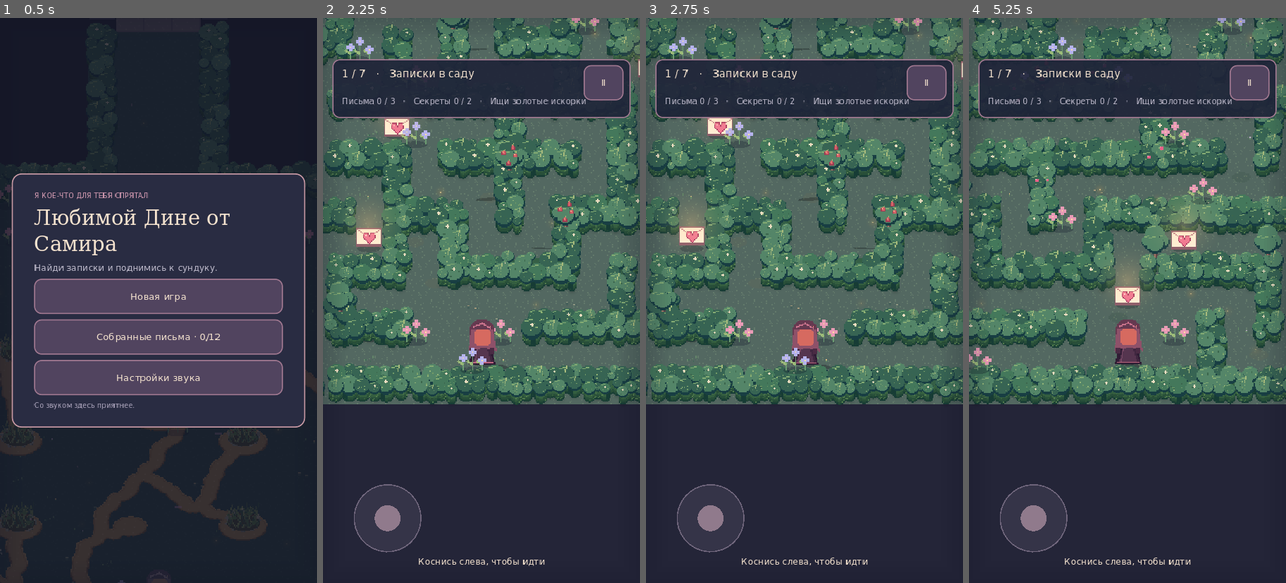
Above: before the commit, frames 1-4 (left to right).
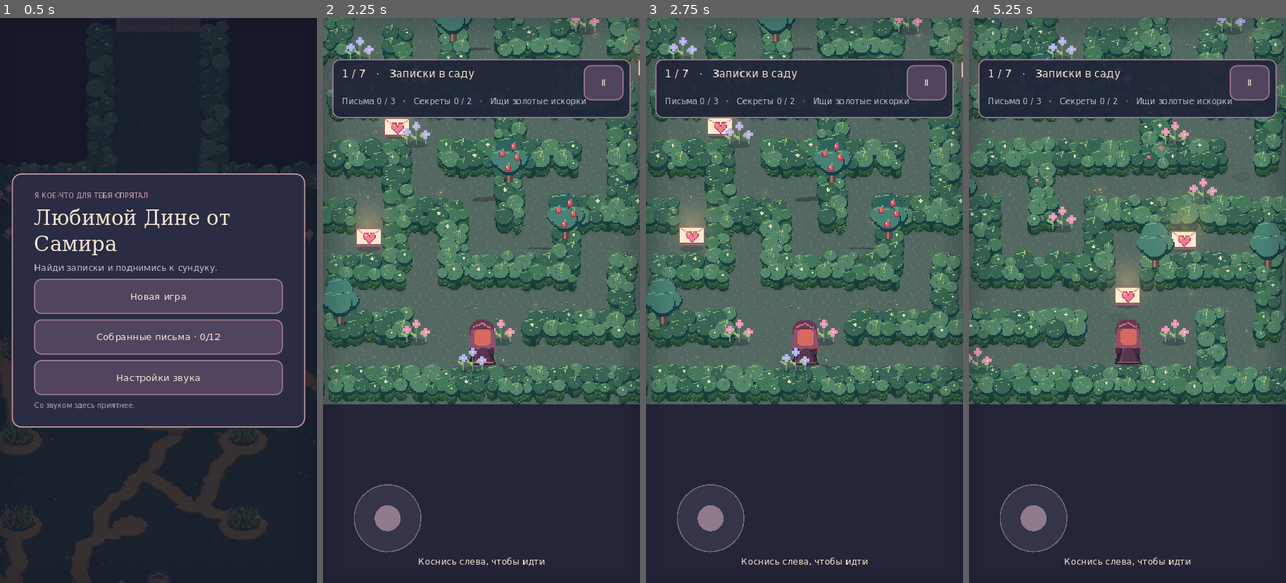
Above: after the commit, the same moments.

Repository: NQUAREx/dina-lovely
Game: Godot game, scene res://main.tscn
The game is run twice, just before and just after one commit, with the same random seed, the same clock (stepped at 60 frames per second) and the same inputs. Sound files missing from this copy of the repository are replaced by a short silence.
Inputs:
- Up to frame 1 (0.5 s): no input
- Up to frame 2 (2.25 s): click "Новая игра" at 0.5 s; click "Ⅱ" at 1.25 s; click "Пойдём" at 2 s
- Up to frame 3 (2.75 s): no input
- Up to frame 4 (5.25 s): click "Ⅱ" at 2.75 s; click "Новая игра" at 3.5 s; click "Начать новую историю" at 4.25 s; click "Пойдём" at 5 s

Frame 1 is identical in both runs. In frame 2, 1.2% of the frame differs, in the area x 0-83%, y 0-58%; in frame 3, 1.2%; in frame 4, 0.7%.

Commit message:
Sort tree depth with heroine, bend whole contact crowns and loop recorded rustle smoothly

Diff:
--- a/assets/audio_sources.json
+++ b/assets/audio_sources.json
@@ -140,10 +140,11 @@
     "sha256": "25185bd83369c40678de6d467e186d4c0cd1634015a431cdaefd090193b5a168"
   },
   "rustle": {
-    "pack": "Random Sounds Samples — Augmentality (Brandon Morris)",
-    "source_url": "https://opengameart.org/content/random-sounds-samples",
+    "source_file": "Moving Leaves Stereo / tools/audio_source/moving_leaves.ogg",
+    "pack": "Augmentality / Brandon Morris",
     "license": "CC0",
-    "sha256": "de1b6b883b9b4748b62a084ce73b91903e1a29338170fd746bd2da1d18f6ba38"
+    "processing": "Mono, filtered, 180ms equal-power cyclic crossfade; runtime gain envelope",
+    "sha256": "d9dd90ab822f37ae7e1375ee76be9f5ee70d6973b3dd2ee0507b20d70a240c72"
   },
   "eat": {
     "pack": "7 Eating Crunches — StarNinjas",
--- a/scripts/game.gd
+++ b/scripts/game.gd
@@ -131,7 +131,8 @@
 var audio_cursor := 0
 var step_clock := 0.0
 var foliage_voice: AudioStreamPlayer
-var rustle_clock := 0.0
+var foliage_gain:=0.0
+var foliage_motion:=0.0
 var hedge_contact := false
 var shake := 0.0
 var shake_offset := Vector2.ZERO
@@ -216,8 +217,10 @@
 	if OS.has_feature("web"):rocket_voice.playback_type=AudioServer.PLAYBACK_TYPE_SAMPLE
 	add_child(rocket_voice)
 	foliage_voice = AudioStreamPlayer.new()
-	foliage_voice.stream = preload("res://assets/rustle.wav")
-	foliage_voice.volume_db = -21
+	var leaves:=preload("res://assets/rustle.wav").duplicate() as AudioStreamWAV
+	leaves.loop_mode=AudioStreamWAV.LOOP_FORWARD;leaves.loop_begin=0;leaves.loop_end=int(leaves.get_length()*leaves.mix_rate)
+	foliage_voice.stream=leaves
+	foliage_voice.volume_db = -80
 	if OS.has_feature("web"):foliage_voice.playback_type=AudioServer.PLAYBACK_TYPE_SAMPLE
 	add_child(foliage_voice)
 	for i in range(10):
@@ -818,14 +821,9 @@
 		if joy_vector.length()>.2:stand_up()
 		else:return
 	if playing and not paused and not transition and task_time<=0:
-		rustle_clock = maxf(0,rustle_clock-delta)
 		var before := player
 		move_player(delta,joy_vector if joy_active else Vector2.ZERO)
-		var contact := pushing_hedge(player,joy_vector if joy_active else Vector2.ZERO)
-		if contact and (not hedge_contact or (moving and rustle_clock<=0)):
-			if sound_on: foliage_voice.play()
-			rustle_clock = .65
-		hedge_contact = contact
+		hedge_contact=pushing_hedge(player,joy_vector if joy_active else Vector2.ZERO)
 		if joy_vector.length()>.2 and player.distance_to(before)<.01:
 			stuck_seconds += delta
 			if stuck_seconds>.8:
@@ -833,6 +831,7 @@
 		else: stuck_seconds = 0.0
 
 func _process(delta: float) -> void:
+	update_foliage_audio(delta)
 	if playing and not paused:
 		var previous := rpg_reload;rpg_reload=maxf(0,rpg_reload-delta)
 		if previous>.3 and rpg_reload<=.3 and weapon=="rpg":sfx("rpg_load")
@@ -1346,7 +1345,7 @@
 func draw_sprite(name: String, pos: Vector2, color: Color = Color.WHITE, scale_factor: float = 1.0) -> void:
 	var id := int(sprites.get(name,0))
 	if name in ["hedge_tree","hedge_tree_apples"]:
-		draw_texture_rect(hedge_tree_textures[name],Rect2(pos+Vector2(-24,-90)*scale_factor,Vector2(48,72)*scale_factor),false,color)
+		draw_texture_rect(hedge_tree_textures[name],Rect2(pos+Vector2(-32,-96)*scale_factor,Vector2(64,96)*scale_factor),false,color)
 		return
 	var size := Vector2(64,96)*scale_factor
 	draw_texture_rect_region(atlas,Rect2(pos-Vector2(32,86)*scale_factor,size),Rect2(Vector2(id%16*32,id/16*48),Vector2(32,48)),color)
@@ -1475,9 +1474,7 @@
 			var pos:=screen(crown.base+crown.offset)
 			draw_texture_rect(glow,Rect2(pos-Vector2(r+8,r*.85),Vector2(r*2+16,r*1.8+8)),false,Color(0,0,0,.65))
 		draw_hedge_body(Rect2(camera-view/2-Vector2(48,96),view+Vector2(96,192)))
-		# Trunks are grounded behind the shrub tops. Their upper crowns are drawn last.
-		for item in renderables:
-			if item.get("integrated_tree",false):draw_sprite(item.kind,screen(item.pos))
+		# Each tree has one visible crown/trunk layer, sorted with the heroine below.
 		draw_hedge_canopy(visible_crowns,-1)
 
 	renderables.sort_custom(func(a,b):
@@ -1487,7 +1484,6 @@
 			return a.pos.x<b.pos.x
 		return a.pos.y<b.pos.y)
 	for item in renderables:
-		if item.get("integrated_tree",false):continue
 		var p := screen(item.pos)
 		var kind: String = "tree" if item.kind=="tree_apples" and item.id in save_data.eaten else item.kind
 		if kind=="player":
@@ -1505,6 +1501,8 @@
 				draw_arc(p+Vector2(0,-20),101,angle-.8,angle+.8,18,Color(1,.65,.79,attack_flash/.19),3)
 			if hedge_field!=null:
 				draw_hedge_canopy(visible_crowns,1)
+		elif item.get("integrated_tree",false):
+			draw_hedge_tree_top(item.kind,item.pos)
 		elif item.has("enemy"):
 			var enemy: Dictionary = item.enemy
 			if enemy.state=="warn":
@@ -1576,10 +1574,6 @@
 				var open: bool = door_is_open(str(item.id))
 				draw_texture_rect(glow,Rect2(p-Vector2(65,110),Vector2(130,150)),false,Color(.9,1,.9,1 if open else .2))
 				if not open and kind!="doorway": draw_line(p+Vector2(-18,-36),p+Vector2(18,-36),Color("ab839a"),4)
-	# Tree crowns sit above the continuous hedge; lower trunks stay buried.
-	for item in renderables:
-		if not item.get("integrated_tree",false):continue
-		draw_hedge_tree_top(item.kind,item.pos)
 
 	# Batched radial textures approximate soft warm light without expensive real-time lights.
 	for item in renderables:
@@ -2251,10 +2245,20 @@
 		var target := clampf((25-away.length())/15,0,1)
 		if away.length()<25:contact=true
 		if target>.01 or obj.has("press"):obj.press=lerpf(float(obj.get("press",0)),target,1-exp(-delta*11))
-	if contact and (not foliage_contact or (moving and rustle_clock<=0)):
-		if sound_on:foliage_voice.play()
-		rustle_clock=.42
 	foliage_contact=contact
+	var intent:=joy_vector.length() if joy_active else 0.0
+	foliage_motion=maxf(hedge_field.contact_strength if hedge_field!=null else 0.0,1.0 if contact else 0.0)*minf(1,intent*2)
+	if hedge_field!=null:foliage_motion=maxf(foliage_motion,clampf((hedge_field.motion_strength-3)/90,0,1)*.3)
+
+func update_foliage_audio(delta: float) -> void:
+	if not is_instance_valid(foliage_voice):return
+	var target:=foliage_motion if sound_on and playing and not paused and not transition and task_time<=0 else 0.0
+	# One continuous recording, with gain envelopes. No periodic play()/stop() retriggers.
+	foliage_gain=move_toward(foliage_gain,target,delta*(12 if target>foliage_gain else 5))
+	if foliage_gain>.001:
+		foliage_voice.volume_db=-22+linear_to_db(foliage_gain)
+		if not foliage_voice.playing:foliage_voice.play()
+	elif foliage_voice.playing:foliage_voice.stop()
 
 var buried_paper_cache: Dictionary = {}
 func draw_buried_paper(pos: Vector2, opened: bool) -> void:
@@ -2641,7 +2645,7 @@
 
 func draw_hedge_tree_top(kind: String, position: Vector2) -> void:
 	# Native-size pixels preserve the full ordinary canopy without scaling shimmer.
-	draw_texture_rect_region(hedge_tree_textures[kind],Rect2(screen(position)+Vector2(-24,-90),Vector2(48,53)),Rect2(Vector2.ZERO,Vector2(48,53)))
+	draw_texture_rect_region(hedge_tree_textures[kind],Rect2(screen(position)+Vector2(-32,-96),Vector2(64,80)),Rect2(Vector2.ZERO,Vector2(64,80)))
 
 func draw_hedge_canopy(indices: PackedInt32Array, side: int = 0) -> void:
 	# Quantize the camera once, not each overlapping crown independently.
@@ -2657,8 +2661,9 @@
 
 func draw_leaf_crown(index: int) -> void:
 	var node:Dictionary=hedge_field.crowns[index]
-	var radius:float=roundf(node.radius*1.48*(1-node.press*.07))
-	var centre:Vector2=(node.base+node.offset).round()-Vector2(0,HEDGE_LIFT)
+	var pose:Vector3=hedge_field.crown_pose(index,player)
+	var radius:float=pose.z
+	var centre:=Vector2(pose.x,pose.y)
 	var berry:bool=not str(node.berry).is_empty() and node.berry not in save_data.eaten
 	var texture_name:="crown_berry_" if berry else "crown_leaf_"
 	texture_name+=str(node.variant)
--- a/scripts/hedge_field.gd
+++ b/scripts/hedge_field.gd
@@ -15,13 +15,15 @@
 var body_texture: ImageTexture
 var body_tiles: Dictionary = {}
 var last_player := Vector2.INF
+var contact_strength:=0.0
+var motion_strength:=0.0
 var visible_first:=Vector2i(-9999,-9999)
 var visible_last:=Vector2i(-9999,-9999)
 var visible_candidates:Array[int]=[]
 var rng := RandomNumberGenerator.new()
 
 func build(map: Array[String], seed_value: int, trees: Dictionary, berries: Dictionary, material: Image = null) -> void:
-	crowns.clear();chains.clear();segments.clear();segment_cells.clear();bins.clear();active.clear();draw_order.clear();trunks.clear();body_tiles.clear();body_texture=null;last_player=Vector2.INF
+	crowns.clear();chains.clear();segments.clear();segment_cells.clear();bins.clear();active.clear();draw_order.clear();trunks.clear();body_tiles.clear();body_texture=null;last_player=Vector2.INF;contact_strength=0.0;motion_strength=0.0
 	grid=map.duplicate();rng.seed=seed_value+38911
 	visible_first=Vector2i(-9999,-9999);visible_candidates.clear()
 	for tree in trees.values():trunks.append(tree.pos)
@@ -131,7 +133,7 @@
 		var other:Dictionary=crowns[index]
 		if point.distance_squared_to(other.base)<pow(radius+float(other.radius)+.35,2):return
 	var index:=crowns.size()
-	crowns.append({"base":point,"offset":Vector2.ZERO,"velocity":Vector2.ZERO,"radius":radius,"variant":rng.randi_range(0,11),"berry":"","press":0.0})
+	crowns.append({"base":point,"offset":Vector2.ZERO,"velocity":Vector2.ZERO,"radius":radius,"variant":rng.randi_range(0,11),"berry":"","press":0.0,"depression":0.0})
 	var bin:=Vector2i(point/BIN)
 	if not bins.has(bin):bins[bin]=[]
 	bins[bin].append(index)
@@ -146,14 +148,17 @@
 	return result
 
 func update(delta: float, player: Vector2) -> void:
-	last_player=player
+	last_player=player;contact_strength=0.0;motion_strength=0.0
 	for index in near_ids(player,60):
 		if crowns[index].base.distance_to(player)<52:active[index]=true
 	var done:Array[int]=[]
 	for index in active:
 		var node:Dictionary=crowns[index]
+		var previous_offset:Vector2=node.offset
+		var previous_depression:float=node.depression
 		var away:Vector2=node.base-player
 		var pressure:=clampf((36-away.length())/18,0,1)
+		contact_strength=maxf(contact_strength,pressure)
 		var previous_press:float=node.press
 		node.press=move_toward(float(node.press),pressure,delta*5)
 		var target:=away.normalized()*5.5*pressure
@@ -182,7 +187,12 @@
 				if (node.base+trial).distance_squared_to(other.base+other.offset)<pow(own_radius+float(other.radius)*(1-float(other.press)*.07)+.1,2):clear=false;break
 			if clear:node.offset=trial
 			elif node.press<previous_press:node.press=previous_press
-		if pressure==0 and node.offset.length()<.04 and node.velocity.length()<.1 and node.press==0:
+		var leaf_radius:=roundf(node.radius*1.48*(1-node.press*.07))
+		if node.press>.01 and away.length_squared()<42*42:
+			node.depression=maxf(0,ceilf(player.y-28+leaf_radius)-((node.base+node.offset).round().y-16))
+		else:node.depression=move_toward(float(node.depression),0,delta*90)
+		motion_strength=maxf(motion_strength,maxf(node.offset.distance_to(previous_offset),absf(node.depression-previous_depression))/maxf(delta,.001))
+		if pressure==0 and node.depression==0 and node.offset.length()<.04 and node.velocity.length()<.1 and node.press==0:
 			node.offset=Vector2.ZERO;node.velocity=Vector2.ZERO;done.append(index)
 	for index in done:active.erase(index)
 
@@ -216,8 +226,21 @@
 				if distance<nearest:nearest=distance;normal=away
 	return normal.y<=absf(normal.x)
 
+func crown_in_contact(index: int, player: Vector2) -> bool:
+	var node:Dictionary=crowns[index]
+	return node.press>.01 and node.base.distance_squared_to(player)<42*42
+
+func crown_pose(index: int, player: Vector2) -> Vector3:
+	var node:Dictionary=crowns[index]
+	var radius:=roundf(node.radius*1.48*(1-node.press*.07))
+	var centre:Vector2=(node.base+node.offset).round()-Vector2(0,16)+Vector2(0,roundf(node.depression))
+	# Bend the whole contacting crown down to leg height, never slice its texture.
+	if crown_in_contact(index,player):centre.y=maxf(centre.y,ceilf(player.y-28+radius))
+	return Vector3(centre.x,centre.y,radius)
+
 func crown_behind_hero(index: int, player: Vector2) -> bool:
-	# Max rendered radius 19 + max bend 6 + lift 16 keeps whole front crowns below y-28.
+	if crown_in_contact(index,player):return false
+	# Non-contact crowns retain their fixed painter order.
 	return crowns[index].base.y<=player.y+13
 
 func visible_ids(bounds: Rect2) -> PackedInt32Array:
--- /dev/null
+++ b/tests/foliage_audio.gd
@@ -0,0 +1,23 @@
+extends SceneTree
+func _initialize() -> void:call_deferred("run")
+func run() -> void:
+	var game=load("res://main.tscn").instantiate()
+	root.add_child(game);await process_frame
+	game.new_game();game.clear_modal();game.set_process(false);game.set_physics_process(false)
+	game.playing=true;game.paused=false;game.transition=false;game.sound_on=true;game.task_time=0
+	game.foliage_motion=.7
+	var finished:=[0]
+	game.foliage_voice.finished.connect(func():finished[0]+=1)
+	var stream:AudioStreamWAV=game.foliage_voice.stream
+	assert(stream.loop_mode==AudioStreamWAV.LOOP_FORWARD and stream.get_length()>1)
+	for n in range(12):game.update_foliage_audio(.016)
+	assert(game.foliage_voice.playing and game.foliage_gain>.6)
+	await create_timer(stream.get_length()*2.2).timeout
+	assert(game.foliage_voice.playing and finished[0]==0,"Rustle stopped at a clip boundary")
+	game.foliage_motion=0;game.update_foliage_audio(.016)
+	assert(game.foliage_voice.playing and game.foliage_gain>0,"Rustle cut off without release envelope")
+	for n in range(24):game.update_foliage_audio(.016)
+	assert(not game.foliage_voice.playing and game.foliage_gain==0)
+	print("PASS continuous recorded rustle over two loops, no restarts, attack/release envelopes")
+	game.queue_free();await process_frame
+	quit()
--- a/tests/hedge_camera_stability.gd
+++ b/tests/hedge_camera_stability.gd
@@ -3,7 +3,6 @@
 class CanopyView extends "res://scripts/game.gd":
 	func _draw() -> void:
 		if hedge_field==null:return
-		for tree in hedge_trees.values():draw_sprite("hedge_tree",screen(tree.pos))
 		draw_hedge_canopy(hedge_field.visible_ids(Rect2(Vector2.ZERO,Vector2(10000,10000))))
 
 		for tree in hedge_trees.values():draw_hedge_tree_top("hedge_tree",tree.pos)
@@ -23,10 +22,15 @@
 	root.add_child(game)
 	await process_frame
 	game.new_game();game.clear_modal();game.sound_on=false
-	game.save_data.seed=541;game.build_level(0);game.set_process(false)
+	game.save_data.seed=541;game.build_level(0);game.set_process(false);game.set_physics_process(false)
 	for child in game.get_children():
 		if child is CanvasLayer:child.hide()
 	var origin:=Vector2(600.1,700.1)
+	var closest:Dictionary=game.hedge_field.crowns[0]
+	for node in game.hedge_field.crowns:
+		if node.base.distance_squared_to(origin)<closest.base.distance_squared_to(origin):closest=node
+	game.player=closest.base+Vector2(23,0)
+	for n in range(32):game.hedge_field.update(.016,game.player)
 	var a:Image=await capture(game,origin)
 	var b:Image=await capture(game,origin+Vector2(.2,.2))
 	assert(a.get_data()==b.get_data(),"Fractional camera movement changed relative crown pixels")
--- a/tests/hedge_crown_layers.gd
+++ b/tests/hedge_crown_layers.gd
@@ -10,20 +10,19 @@
 	var centre:=Vector2(10.5,10.5)*48
 	for n in range(16):
 		var player:=centre+Vector2.from_angle(n*TAU/16)*23
-		var front_started:=false
+		for step in range(24):field.update(.016,player)
 		for index in field.draw_order:
 			var node:Dictionary=field.crowns[index]
-			if field.crown_behind_hero(index,player):
-				assert(not front_started,"Crown order changed across heroine insertion")
-			else:
-				front_started=true
-				var top:float=node.base.y-6-16-roundf(node.radius*1.48)
-				assert(top>=player.y-28,"Whole foreground crown extends above waist")
+			if field.crown_in_contact(index,player):assert(not field.crown_behind_hero(index,player),"Contacting crown went behind heroine")
+			if not field.crown_behind_hero(index,player):
+				var pose:Vector3=field.crown_pose(index,player)
+				assert(pose.y-pose.z>=player.y-28,"Whole foreground crown extends above waist")
 		var bounds:=Rect2(player-Vector2(200,300),Vector2(400,600))
 		var expected:=PackedInt32Array()
 		for index in field.draw_order:
 			if bounds.has_point(field.crowns[index].base):expected.append(index)
 		assert(field.visible_ids(bounds)==expected,"Spatial visibility cache changed painter order")
+	field.build(map,541,{}, {})
 	field.update(.016,centre+Vector2(23,0))
 	for node in field.crowns:
 		if node.base.distance_to(centre+Vector2(23,0))>52:assert(node.offset==Vector2.ZERO)
Binary file changed: assets/hedge_tree.png
Binary file changed: assets/hedge_tree_apples.png
Not shown, added: tests/foliage_audio.gd.uid
Not shown, added: tools/audio_source/.gdignore
Not shown, changed: assets/SFX-CREDITS.md
Not shown, changed: assets/rustle.wav
Not shown, removed: docs/game.70f01d1e1054.pck
Not shown, added: docs/game.b6d37a117a2d.pck
Not shown, changed: docs/index.pck
Not shown, added: tools/audio_source/moving_leaves.ogg
